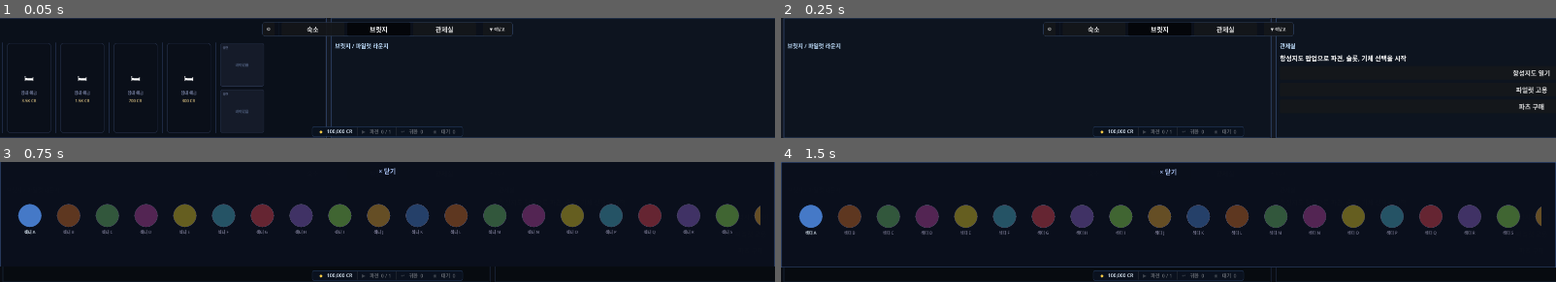
Above: before the commit, frames 1-4 (two rows, left to right).
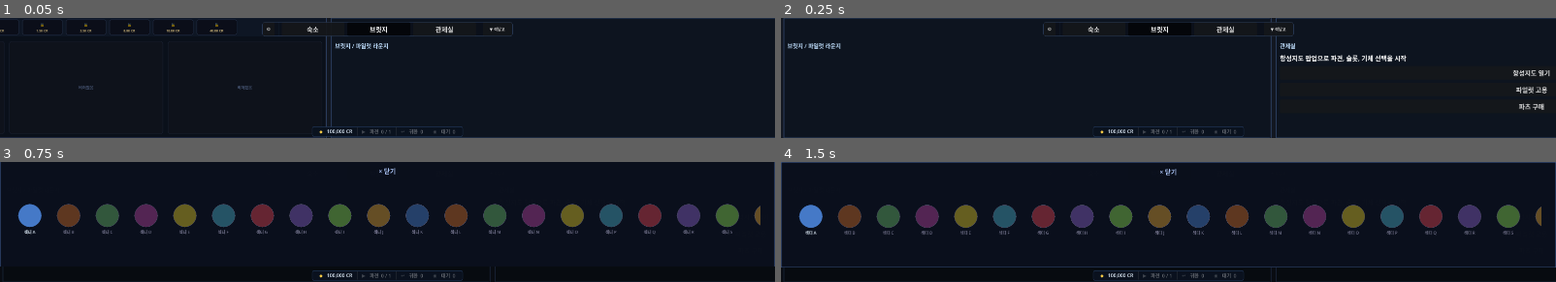
Above: after the commit, the same moments.

Repository: havergooday/dockclicker
Game: Godot game, scene res://scenes/main/main.tscn
Two runs of this game, one before a commit and one after it. Both use one fixed random seed, a clock stepped at 60 frames per second and the inputs below.
Inputs:
- Up to frame 1 (0.05 s): no input
- Up to frame 2 (0.25 s): no input
- Up to frame 3 (0.75 s): click "항성지도 열기" at 0.5 s
- Up to frame 4 (1.5 s): click "파일럿 고용" at 1.25 s

The runs differ from the first frame. In frame 1, 2.1% of the frame differs, in the area x 0-35%, y 1-96%; in frame 2, nothing differs; in frame 3, nothing differs; in frame 4, nothing differs.

Commit message:
feat: 숙소 UI 재설계 — 침대 탭 + 3슬롯 파일럿 카드
- 침대당 슬롯 2 → 3으로 변경 (game_state, save_manager)
- QuartersZone 전면 재작성:
  - 상단 1행: 침대 탭 버튼 (선택/잠금/점유 수 표시)
  - 잠긴 침대 탭 클릭 → 즉시 해금 시도
  - 하단: 선택된 침대의 파일럿 3슬롯 카드 (초상화·이름·상태)
  - 파일럿 카드 클릭 → pilot_detail_requested 시그널

Co-Authored-By: Claude Sonnet 4.6 <noreply@anthropic.com>

Diff:
--- a/scripts/autoload/game_state.gd
+++ b/scripts/autoload/game_state.gd
@@ -85,7 +85,7 @@
 		quarters_beds.append({
 			"locked":       i > 0,
 			"unlock_cost":  BED_COSTS[i] if i < BED_COSTS.size() else 99999,
-			"slots":        ["", ""],
+			"slots":        ["", "", ""],   # 침대당 3 슬롯
 		})
 
 # ── 숙소 함수 ────────────────────────────────────────────────
@@ -93,7 +93,7 @@
 func get_quarters_capacity() -> int:
 	var cap := 0
 	for bed in quarters_beds:
-		if not bed.get("locked", true): cap += 2
+		if not bed.get("locked", true): cap += 3
 	return cap
 
 func can_hire_more_pilots() -> bool:
@@ -112,7 +112,7 @@
 	if bed_idx < 0 or bed_idx >= quarters_beds.size(): return false
 	var bed: Dictionary = quarters_beds[bed_idx]
 	if bed.get("locked", true): return false
-	if slot_idx < 0 or slot_idx > 1: return false
+	if slot_idx < 0 or slot_idx > 2: return false
 	var current_occupant: String = str(bed["slots"][slot_idx])
 	if current_occupant != "" and current_occupant != pilot_id: return false
 	# 기존 위치 비우기
@@ -132,7 +132,7 @@
 	for b in quarters_beds.size():
 		var bed: Dictionary = quarters_beds[b]
 		if bed.get("locked", true): continue
-		for s in 2:
+		for s in 3:
 			if str(bed["slots"][s]) == "":
 				quarters_beds[b]["slots"][s] = pilot_id
 				quarters_changed.emit()
--- a/scripts/autoload/save_manager.gd
+++ b/scripts/autoload/save_manager.gd
@@ -138,8 +138,12 @@
 			GameState.quarters_beds[i]["locked"]      = bool(br.get("locked", i > 0))
 			GameState.quarters_beds[i]["unlock_cost"] = int(br.get("unlock_cost",
 				GameState.quarters_beds[i]["unlock_cost"]))
-			var sl = br.get("slots", ["", ""])
-			GameState.quarters_beds[i]["slots"] = [str((sl as Array)[0]), str((sl as Array)[1])]
+			var sl: Array = (br.get("slots", ["", "", ""]) as Array)
+			GameState.quarters_beds[i]["slots"] = [
+				str(sl[0] if sl.size() > 0 else ""),
+				str(sl[1] if sl.size() > 1 else ""),
+				str(sl[2] if sl.size() > 2 else ""),
+			]
 
 	return true
 
@@ -200,7 +204,7 @@
 		out.append({
 			"locked":      bed.get("locked", true),
 			"unlock_cost": bed.get("unlock_cost", 0),
-			"slots":       (bed.get("slots", ["", ""]) as Array).duplicate(),
+			"slots":       (bed.get("slots", ["", "", ""]) as Array).duplicate(),
 		})
 	return out
 
--- a/scripts/ui/quarters_zone.gd
+++ b/scripts/ui/quarters_zone.gd
@@ -3,25 +3,23 @@
 
 signal pilot_detail_requested(pilot_id: String, bed_idx: int, slot_idx: int)
 
-const CARD_W     := 108
-const CARD_H     := 108
-const CARD_SEP   := 8
-const BED_SEP    := 24   # 침대 간 구분선
-const DRAG_THRESHOLD := 6.0
-
-var _scroll_ref:   ScrollContainer = null
-var _drag_start_x: float           = -1.0
-var _drag_start_h: int             = 0
-var _was_dragging: bool            = false
-var _needs_rebuild: bool           = false
-
-# 확인 상태
-var _confirming_bed: int = -1
+const SLOTS_PER_BED   := 3
+const BED_BTN_H       := 46
+const BED_BTN_W       := 100
+const SLOT_CARD_MAX_W := 280
+const BED_SEP         := 8
+
+var _selected_bed: int = -1   # 현재 선택된 침대 인덱스
+
+var _bed_row:      HBoxContainer = null
+var _slot_area:    Control       = null
+var _needs_rebuild: bool         = false
 
 
 func _ready() -> void:
 	GameState.quarters_changed.connect(func(): _needs_rebuild = true)
 	GameState.pilot_hired.connect(func(_id): _needs_rebuild = true)
+	GameState.pilot_status_changed.connect(func(_id): _needs_rebuild = true)
 	_build()
 
 
@@ -31,30 +29,19 @@
 	_build()
 
 
-func _input(event: InputEvent) -> void:
-	if _scroll_ref == null or not visible: return
-	if event is InputEventMouseButton and event.button_index == MOUSE_BUTTON_LEFT:
-		if event.pressed:
-			var rect := Rect2(_scroll_ref.global_position, _scroll_ref.size)
-			if rect.has_point(event.global_position):
-				_drag_start_x = event.global_position.x
-				_drag_start_h = _scroll_ref.scroll_horizontal
-				_was_dragging = false
-		else:
-			if _was_dragging: get_viewport().set_input_as_handled()
-			_drag_start_x = -1.0; _was_dragging = false
-	elif event is InputEventMouseMotion and _drag_start_x >= 0.0:
-		var delta: float = _drag_start_x - event.global_position.x
-		if abs(delta) > DRAG_THRESHOLD:
-			_was_dragging = true
-			_scroll_ref.scroll_horizontal = _drag_start_h + int(delta)
-
-
-# ── 빌드 ──────────────────────────────────────────────────────
+# ── 전체 빌드 ─────────────────────────────────────────────────
 
 func _build() -> void:
 	for c in get_children(): c.queue_free()
-	_scroll_ref = null
+	_bed_row   = null
+	_slot_area = null
+
+	# 자동 선택: 없으면 첫 번째 해금 침대
+	if _selected_bed < 0 or _is_bed_locked(_selected_bed):
+		for b in GameState.quarters_beds.size():
+			if not GameState.quarters_beds[b].get("locked", true):
+				_selected_bed = b
+				break
 
 	# 배경
 	var bg_sty := StyleBoxFlat.new()
@@ -67,290 +54,281 @@
 	bg.mouse_filter = Control.MOUSE_FILTER_IGNORE
 	add_child(bg)
 
-	# 헤더 영역 (50px)
-	_build_header()
-
-	# 그리드 영역
-	var grid_area := Control.new()
-	grid_area.set_anchors_preset(Control.PRESET_FULL_RECT)
-	grid_area.offset_top = 50.0
-	grid_area.mouse_filter = Control.MOUSE_FILTER_IGNORE
-	add_child(grid_area)
-	_build_grid(grid_area)
-
-
-func _build_header() -> void:
+	# 상단 바 (침대 탭 + 정원 표시)
+	_build_top_bar()
+
+	# 하단 슬롯 뷰
+	_slot_area = Control.new()
+	_slot_area.set_anchors_preset(Control.PRESET_FULL_RECT)
+	_slot_area.offset_top = float(BED_BTN_H + 2)
+	_slot_area.mouse_filter = Control.MOUSE_FILTER_IGNORE
+	add_child(_slot_area)
+	_build_slot_view()
+
+
+func _build_top_bar() -> void:
+	var bar_bg := ColorRect.new()
+	bar_bg.color = Color(0.06, 0.09, 0.15, 0.85)
+	bar_bg.anchor_left = 0.0; bar_bg.anchor_right  = 1.0
+	bar_bg.anchor_top  = 0.0; bar_bg.anchor_bottom = 0.0
+	bar_bg.offset_bottom = float(BED_BTN_H)
+	bar_bg.mouse_filter = Control.MOUSE_FILTER_IGNORE
+	add_child(bar_bg)
+
+	var bar := HBoxContainer.new()
+	bar.anchor_left = 0.0; bar.anchor_right  = 1.0
+	bar.anchor_top  = 0.0; bar.anchor_bottom = 0.0
+	bar.offset_left = 10.0; bar.offset_right = -10.0
+	bar.offset_top  = 4.0;  bar.offset_bottom = float(BED_BTN_H) - 4.0
+	bar.add_theme_constant_override("separation", BED_SEP)
+	bar.mouse_filter = Control.MOUSE_FILTER_IGNORE
+	add_child(bar)
+	_bed_row = bar
+
+	# 정원 레이블
 	var cap := GameState.get_quarters_capacity()
 	var cur := GameState.hired_pilots.size()
-
-	var lbl := Label.new()
-	lbl.text = "파일럿 숙소  %d / %d" % [cur, cap]
-	lbl.add_theme_font_size_override("font_size", 12)
-	lbl.modulate = Color(0.62, 0.76, 0.92)
-	lbl.anchor_left = 0.0; lbl.anchor_top = 0.0
-	lbl.offset_left = 16.0; lbl.offset_top = 14.0
-	lbl.mouse_filter = Control.MOUSE_FILTER_IGNORE
-	add_child(lbl)
-
-
-func _build_grid(area: Control) -> void:
-	var scroll := ScrollContainer.new()
-	scroll.set_anchors_preset(Control.PRESET_FULL_RECT)
-	scroll.horizontal_scroll_mode = ScrollContainer.SCROLL_MODE_SHOW_NEVER
-	scroll.vertical_scroll_mode   = ScrollContainer.SCROLL_MODE_DISABLED
-	scroll.mouse_filter = Control.MOUSE_FILTER_STOP
-	area.add_child(scroll)
-	_scroll_ref = scroll
-
-	var hbox := HBoxContainer.new()
-	hbox.add_theme_constant_override("separation", 0)
-	hbox.size_flags_vertical = Control.SIZE_EXPAND_FILL
-	hbox.mouse_filter = Control.MOUSE_FILTER_IGNORE
-	scroll.add_child(hbox)
-
-	# 숙소는 격납고와 달리 우측→좌측 확장: 침대0이 우측, 잠긴 침대들이 좌측
-	# 해금된 침대들을 오름차순, 잠긴 침대들을 그 앞(좌측)에 배치
+	var cap_lbl := Label.new()
+	cap_lbl.text = "숙소  %d / %d" % [cur, cap]
+	cap_lbl.add_theme_font_size_override("font_size", 11)
+	cap_lbl.modulate = Color(0.55, 0.68, 0.88)
+	cap_lbl.vertical_alignment = VERTICAL_ALIGNMENT_CENTER
+	cap_lbl.custom_minimum_size = Vector2(90, 0)
+	cap_lbl.mouse_filter = Control.MOUSE_FILTER_IGNORE
+	bar.add_child(cap_lbl)
+
+	# 구분선
+	var sep := ColorRect.new()
+	sep.color = Color(0.25, 0.35, 0.55, 0.45)
+	sep.custom_minimum_size = Vector2(1, 0)
+	sep.size_flags_vertical = Control.SIZE_EXPAND_FILL
+	sep.mouse_filter = Control.MOUSE_FILTER_IGNORE
+	bar.add_child(sep)
+
+	# 침대 탭 버튼들
 	var beds: Array = GameState.quarters_beds
-	var unlocked_beds: Array = []
-	var locked_beds:   Array = []
-	for i in beds.size():
-		if not beds[i].get("locked", true): unlocked_beds.append(i)
-		else:                               locked_beds.append(i)
-
-	# 좌측 패딩 (침대0이 우측 끝에서 시작하도록)
-	var lpad := Control.new()
-	lpad.custom_minimum_size = Vector2(8, 0)
-	lpad.mouse_filter = Control.MOUSE_FILTER_IGNORE
-	hbox.add_child(lpad)
-
-	# 잠긴 침대 (좌측에 배치, 가장 높은 인덱스부터)
-	var first := true
-	for i in range(locked_beds.size() - 1, -1, -1):
-		var b_idx: int = locked_beds[i]
-		if not first: hbox.add_child(_make_sep())
-		first = false
-		hbox.add_child(_make_locked_bed(b_idx))
-
-	# 해금된 침대 (낮은 인덱스 = 우측)
-	for b_idx: int in unlocked_beds:
-		if not first: hbox.add_child(_make_sep())
-		first = false
-		hbox.add_child(_make_bed_card(b_idx))
-
-	var rpad := Control.new()
-	rpad.custom_minimum_size = Vector2(8, 0)
-	rpad.mouse_filter = Control.MOUSE_FILTER_IGNORE
-	hbox.add_child(rpad)
-
-
-# ── 침대 카드 ─────────────────────────────────────────────────
-
-func _make_bed_card(bed_idx: int) -> Control:
-	var bed: Dictionary = GameState.quarters_beds[bed_idx]
-	var slots: Array    = bed.get("slots", ["", ""])
-
-	var con := Control.new()
-	con.custom_minimum_size = Vector2(CARD_W, 0)
-	con.size_flags_vertical = Control.SIZE_EXPAND_FILL
-	con.mouse_filter = Control.MOUSE_FILTER_IGNORE
+	for b in beds.size():
+		var bed: Dictionary = beds[b]
+		var locked: bool = bed.get("locked", true)
+		var is_sel: bool = (b == _selected_bed)
+		bar.add_child(_make_bed_tab(b, bed, locked, is_sel))
+
+
+func _make_bed_tab(b_idx: int, bed: Dictionary, locked: bool, is_sel: bool) -> Button:
+	var cost: int = int(bed.get("unlock_cost", 0))
+	var can_afford: bool = GameState.total_credits >= cost
+
+	var btn := Button.new()
+	btn.text = ""
+	btn.custom_minimum_size = Vector2(BED_BTN_W, 0)
+	btn.size_flags_vertical = Control.SIZE_EXPAND_FILL
+	btn.mouse_default_cursor_shape = Control.CURSOR_POINTING_HAND
+
+	var norm := _tab_sty(is_sel, locked)
+	var hov  := _tab_sty(true, locked)
+	btn.add_theme_stylebox_override("normal",  norm)
+	btn.add_theme_stylebox_override("hover",   hov)
+	btn.add_theme_stylebox_override("pressed", norm)
+	btn.add_theme_stylebox_override("focus",   norm)
 
 	var vb := VBoxContainer.new()
 	vb.set_anchors_and_offsets_preset(Control.PRESET_FULL_RECT)
 	vb.alignment = BoxContainer.ALIGNMENT_CENTER
-	vb.add_theme_constant_override("separation", CARD_SEP)
+	vb.add_theme_constant_override("separation", 2)
 	vb.mouse_filter = Control.MOUSE_FILTER_IGNORE
-	con.add_child(vb)
-
-	for s in 2:
-		var pid: String = str(slots[s])
-		vb.add_child(_make_slot_card(bed_idx, s, pid))
-
-	return con
-
-
-func _make_slot_card(bed_idx: int, slot_idx: int, pilot_id: String) -> Button:
-	var is_top   := slot_idx == 0
+	btn.add_child(vb)
+
+	if locked:
+		_add_lbl(vb, "🔒", 11, Color(0.50, 0.54, 0.62))
+		_add_lbl(vb, _fmt(cost) + " CR", 8,
+			Color(0.85, 0.75, 0.50) if can_afford else Color(0.80, 0.35, 0.35))
+		btn.pressed.connect(func(): _try_unlock_bed(b_idx))
+	else:
+		# 점유 수 표시
+		var slots: Array = bed.get("slots", [])
+		var occupied := 0
+		for s in slots:
+			if str(s) != "": occupied += 1
+		_add_lbl(vb, "침대 %d" % (b_idx + 1), 10,
+			Color(0.85, 0.92, 1.0) if is_sel else Color(0.55, 0.62, 0.78))
+		_add_lbl(vb, "%d / %d" % [occupied, SLOTS_PER_BED], 9,
+			Color(0.42, 0.85, 0.55) if occupied > 0 else Color(0.38, 0.44, 0.56))
+		btn.pressed.connect(func():
+			_selected_bed = b_idx
+			_build()
+		)
+
+	return btn
+
+
+# ── 슬롯 뷰 ──────────────────────────────────────────────────
+
+func _build_slot_view() -> void:
+	if _slot_area == null: return
+
+	if _selected_bed < 0:
+		var hint := Label.new()
+		hint.text = "침대를 선택하세요"
+		hint.set_anchors_and_offsets_preset(Control.PRESET_FULL_RECT)
+		hint.horizontal_alignment = HORIZONTAL_ALIGNMENT_CENTER
+		hint.vertical_alignment   = VERTICAL_ALIGNMENT_CENTER
+		hint.add_theme_font_size_override("font_size", 12)
+		hint.modulate = Color(0.30, 0.36, 0.50)
+		hint.mouse_filter = Control.MOUSE_FILTER_IGNORE
+		_slot_area.add_child(hint)
+		return
+
+	var bed: Dictionary = GameState.quarters_beds[_selected_bed]
+	var slots: Array    = bed.get("slots", ["", "", ""])
+
+	# 3슬롯 가로 배치
+	var hbox := HBoxContainer.new()
+	hbox.set_anchors_and_offsets_preset(Control.PRESET_FULL_RECT)
+	hbox.offset_left  = 16.0; hbox.offset_right  = -16.0
+	hbox.offset_top   = 10.0; hbox.offset_bottom = -10.0
+	hbox.add_theme_constant_override("separation", 12)
+	hbox.alignment = BoxContainer.ALIGNMENT_CENTER
+	hbox.mouse_filter = Control.MOUSE_FILTER_IGNORE
+	_slot_area.add_child(hbox)
+
+	for s in SLOTS_PER_BED:
+		var pid: String = str(slots[s]) if s < slots.size() else ""
+		hbox.add_child(_make_pilot_card(_selected_bed, s, pid))
+
+
+func _make_pilot_card(bed_idx: int, slot_idx: int, pilot_id: String) -> Control:
 	var occupied := pilot_id != ""
 	var pilot: Dictionary = GameState.get_hired_pilot(pilot_id) if occupied else {}
 	var is_mission := occupied and str(pilot.get("status", "")) == "on_mission"
 
-	var col: Color = Color(0.38, 0.72, 0.48) if (occupied and not is_mission) \
-		else Color(0.55, 0.65, 0.85) if is_mission \
-		else Color(0.28, 0.36, 0.54)
-
-	var btn := Button.new()
-	btn.text = ""
-	btn.custom_minimum_size = Vector2(CARD_W, CARD_H)
-	btn.mouse_default_cursor_shape = Control.CURSOR_POINTING_HAND
-
-	var sty := _slot_sty(col, false)
-	var hov := _slot_sty(col, true)
-	btn.add_theme_stylebox_override("normal",  sty)
-	btn.add_theme_stylebox_override("hover",   hov)
-	btn.add_theme_stylebox_override("pressed", sty)
-	btn.add_theme_stylebox_override("focus",   sty)
+	var card := Button.new()
+	card.text = ""
+	card.custom_minimum_size = Vector2(0, 0)
+	card.size_flags_horizontal = Control.SIZE_EXPAND_FILL
+	card.size_flags_vertical   = Control.SIZE_EXPAND_FILL
+
+	var border_col: Color
+	if occupied and is_mission:
+		border_col = Color(0.40, 0.60, 1.00)
+	elif occupied:
+		border_col = Color(0.30, 0.75, 0.48)
+	else:
+		border_col = Color(0.22, 0.28, 0.42)
+
+	var sty := _card_sty(border_col, false)
+	var hov := _card_sty(border_col, true)
+	card.add_theme_stylebox_override("normal",  sty)
+	card.add_theme_stylebox_override("hover",   hov)
+	card.add_theme_stylebox_override("pressed", sty)
+	card.add_theme_stylebox_override("focus",   sty)
+	card.mouse_default_cursor_shape = Control.CURSOR_POINTING_HAND if occupied \
+		else Control.CURSOR_ARROW
 
 	var inner := VBoxContainer.new()
 	inner.set_anchors_and_offsets_preset(Control.PRESET_FULL_RECT)
-	inner.offset_left = 6.0; inner.offset_right = -6.0
-	inner.offset_top  = 5.0; inner.offset_bottom = -5.0
-	inner.add_theme_constant_override("separation", 3)
+	inner.offset_left = 10.0; inner.offset_right  = -10.0
+	inner.offset_top  =  8.0; inner.offset_bottom =  -8.0
+	inner.add_theme_constant_override("separation", 6)
+	inner.alignment = BoxContainer.ALIGNMENT_CENTER
 	inner.mouse_filter = Control.MOUSE_FILTER_IGNORE
-	btn.add_child(inner)
-
-	# 상단/하단 구분 태그
-	var tier_lbl := Label.new()
-	tier_lbl.text = "상단" if is_top else "하단"
-	tier_lbl.add_theme_font_size_override("font_size", 7)
-	tier_lbl.modulate = Color(0.40, 0.45, 0.58)
-	tier_lbl.horizontal_alignment = HORIZONTAL_ALIGNMENT_LEFT
-	tier_lbl.mouse_filter = Control.MOUSE_FILTER_IGNORE
-	inner.add_child(tier_lbl)
+	card.add_child(inner)
 
 	if occupied:
-		# 파일럿 초상화 영역
+		var pcol := Color.html(str(pilot.get("portrait_color", "#4499DD")))
+
+		# 초상화
 		var portrait := Panel.new()
-		portrait.custom_minimum_size = Vector2(52, 52)
-		portrait.size_flags_horizontal = Control.SIZE_EXPAND_FILL
-		portrait.size_flags_vertical   = Control.SIZE_EXPAND_FILL
+		portrait.custom_minimum_size = Vector2(64, 64)
+		portrait.size_flags_horizontal = Control.SIZE_SHRINK_CENTER
 		portrait.mouse_filter = Control.MOUSE_FILTER_IGNORE
-		var p_sty := StyleBoxFlat.new()
-		var pcol := Color.html(str(pilot.get("portrait_color", "#4499DD")))
-		p_sty.bg_color     = pcol.darkened(0.60)
-		p_sty.border_color = pcol.darkened(0.20)
-		p_sty.set_border_width_all(1); p_sty.set_corner_radius_all(3)
-		portrait.add_theme_stylebox_override("panel", p_sty)
-
-		var initial := Label.new()
-		initial.text = str(pilot.get("name", "?")).substr(0, 1)
-		initial.add_theme_font_size_override("font_size", 20)
-		initial.modulate = pcol.lightened(0.30)
-		initial.set_anchors_and_offsets_preset(Control.PRESET_FULL_RECT)
-		initial.horizontal_alignment = HORIZONTAL_ALIGNMENT_CENTER
-		initial.vertical_alignment   = VERTICAL_ALIGNMENT_CENTER
-		initial.mouse_filter = Control.MOUSE_FILTER_IGNORE
-		portrait.add_child(initial)
+		var ps := StyleBoxFlat.new()
+		ps.bg_color = pcol.darkened(0.55); ps.border_color = pcol.darkened(0.20)
+		ps.set_border_width_all(2); ps.set_corner_radius_all(8)
+		portrait.add_theme_stylebox_override("panel", ps)
+		var init_lbl := Label.new()
+		init_lbl.text = str(pilot.get("name", "?")).substr(0, 1)
+		init_lbl.add_theme_font_size_override("font_size", 26)
+		init_lbl.modulate = pcol.lightened(0.25)
+		init_lbl.set_anchors_and_offsets_preset(Control.PRESET_FULL_RECT)
+		init_lbl.horizontal_alignment = HORIZONTAL_ALIGNMENT_CENTER
+		init_lbl.vertical_alignment   = VERTICAL_ALIGNMENT_CENTER
+		init_lbl.mouse_filter = Control.MOUSE_FILTER_IGNORE
+		portrait.add_child(init_lbl)
 		inner.add_child(portrait)
 
+		# 이름
 		var name_lbl := Label.new()
 		name_lbl.text = str(pilot.get("name", ""))
-		name_lbl.add_theme_font_size_override("font_size", 8)
+		name_lbl.add_theme_font_size_override("font_size", 11)
 		name_lbl.horizontal_alignment = HORIZONTAL_ALIGNMENT_CENTER
 		name_lbl.clip_contents = true
+		name_lbl.modulate = Color(0.88, 0.93, 1.0)
 		name_lbl.mouse_filter = Control.MOUSE_FILTER_IGNORE
 		inner.add_child(name_lbl)
 
+		# 상태
 		var status_lbl := Label.new()
-		status_lbl.text = "파견중" if is_mission else "대기"
-		status_lbl.add_theme_font_size_override("font_size", 8)
-		status_lbl.modulate = Color(0.55, 0.78, 1.0) if is_mission else Color(0.38, 1.00, 0.55)
-		status_lbl.horizontal_alignment = HORIZONTAL_ALIGNMENT_RIGHT
+		status_lbl.text = "파견 중" if is_mission else "대기"
+		status_lbl.add_theme_font_size_override("font_size", 9)
+		status_lbl.horizontal_alignment = HORIZONTAL_ALIGNMENT_CENTER
+		status_lbl.modulate = Color(0.55, 0.78, 1.0) if is_mission else Color(0.38, 1.0, 0.55)
 		status_lbl.mouse_filter = Control.MOUSE_FILTER_IGNORE
 		inner.add_child(status_lbl)
 
 		var cap_pid := pilot_id; var cap_b := bed_idx; var cap_s := slot_idx
-		btn.pressed.connect(func():
-			if not _was_dragging:
-				pilot_detail_requested.emit(cap_pid, cap_b, cap_s)
+		card.pressed.connect(func():
+			pilot_detail_requested.emit(cap_pid, cap_b, cap_s)
 		)
 	else:
 		# 빈 슬롯
-		var empty_lbl := Label.new()
-		empty_lbl.text = "비어있음"
-		empty_lbl.add_theme_font_size_override("font_size", 9)
-		empty_lbl.modulate = Color(0.30, 0.36, 0.48)
-		empty_lbl.set_anchors_and_offsets_preset(Control.PRESET_FULL_RECT)
-		empty_lbl.horizontal_alignment = HORIZONTAL_ALIGNMENT_CENTER
-		empty_lbl.vertical_alignment   = VERTICAL_ALIGNMENT_CENTER
-		empty_lbl.mouse_filter = Control.MOUSE_FILTER_IGNORE
-		btn.add_child(empty_lbl)
-		btn.mouse_default_cursor_shape = Control.CURSOR_ARROW
-
-	return btn
-
-
-func _make_locked_bed(bed_idx: int) -> Button:
-	var bed: Dictionary  = GameState.quarters_beds[bed_idx]
-	var cost: int        = int(bed.get("unlock_cost", 0))
-	var can_afford: bool = GameState.total_credits >= cost
-	var is_conf: bool    = _confirming_bed == bed_idx
-
-	var btn := Button.new()
-	btn.text = ""
-	btn.custom_minimum_size = Vector2(CARD_W, CARD_H * 2 + CARD_SEP)
-	btn.size_flags_vertical = Control.SIZE_SHRINK_CENTER
-	btn.mouse_default_cursor_shape = Control.CURSOR_POINTING_HAND
-
-	var sty := StyleBoxFlat.new()
-	sty.bg_color     = Color(0.04, 0.06, 0.10, 0.96)
-	sty.border_color = Color(0.40, 0.52, 0.70, 0.90) if is_conf else Color(0.22, 0.28, 0.42, 0.70)
-	sty.set_border_width_all(2 if is_conf else 1); sty.set_corner_radius_all(6)
-	for key in ["normal", "hover", "pressed", "focus"]:
-		btn.add_theme_stylebox_override(key, sty)
-
-	var vb := VBoxContainer.new()
-	vb.set_anchors_and_offsets_preset(Control.PRESET_FULL_RECT)
-	vb.offset_left = 8.0; vb.offset_right = -8.0
-	vb.offset_top = 10.0; vb.offset_bottom = -10.0
-	vb.add_theme_constant_override("separation", 6)
-	vb.alignment = BoxContainer.ALIGNMENT_CENTER
-	vb.mouse_filter = Control.MOUSE_FILTER_IGNORE
-	btn.add_child(vb)
-
-	if not is_conf:
-		_add_lbl(vb, "🛏", 22, Color.WHITE)
-		_add_lbl(vb, "침대 해금", 10, Color(0.50, 0.54, 0.68))
-		_add_lbl(vb, "%s CR" % _fmt(cost), 10,
-			Color(0.85, 0.75, 0.50) if can_afford else Color(0.90, 0.35, 0.35))
-		btn.pressed.connect(func(): _confirming_bed = bed_idx; _build())
+		var slot_lbl := Label.new()
+		slot_lbl.text = "비어있음"
+		slot_lbl.add_theme_font_size_override("font_size", 10)
+		slot_lbl.modulate = Color(0.28, 0.34, 0.46)
+		slot_lbl.set_anchors_and_offsets_preset(Control.PRESET_FULL_RECT)
+		slot_lbl.horizontal_alignment = HORIZONTAL_ALIGNMENT_CENTER
+		slot_lbl.vertical_alignment   = VERTICAL_ALIGNMENT_CENTER
+		slot_lbl.mouse_filter = Control.MOUSE_FILTER_IGNORE
+		card.add_child(slot_lbl)
+
+	return card
+
+
+# ── 침대 해금 ─────────────────────────────────────────────────
+
+func _try_unlock_bed(bed_idx: int) -> void:
+	if GameState.unlock_bed(bed_idx):
+		_selected_bed = bed_idx
+		# _build는 quarters_changed 시그널로 자동 트리거
+
+
+func _is_bed_locked(b: int) -> bool:
+	if b < 0 or b >= GameState.quarters_beds.size(): return true
+	return GameState.quarters_beds[b].get("locked", true)
+
+
+# ── 스타일 헬퍼 ───────────────────────────────────────────────
+
+func _tab_sty(active: bool, locked: bool) -> StyleBoxFlat:
+	var s := StyleBoxFlat.new()
+	if locked:
+		s.bg_color     = Color(0.04, 0.05, 0.09, 0.80)
+		s.border_color = Color(0.22, 0.28, 0.40, 0.60)
+	elif active:
+		s.bg_color     = Color(0.10, 0.18, 0.34, 0.95)
+		s.border_color = Color(0.38, 0.58, 1.00, 0.90)
 	else:
-		_add_lbl(vb, "침대 해금?", 11, Color(0.75, 0.80, 0.95))
-		_add_lbl(vb, "%s CR" % _fmt(cost), 13,
-			Color(0.85, 0.75, 0.50) if can_afford else Color(0.90, 0.35, 0.35))
-		var row := HBoxContainer.new()
-		row.add_theme_constant_override("separation", 6)
-		row.alignment = BoxContainer.ALIGNMENT_CENTER
-		row.mouse_filter = Control.MOUSE_FILTER_IGNORE
-		vb.add_child(row)
-		var cancel := Button.new(); cancel.text = "✗"
-		cancel.add_theme_font_size_override("font_size", 10)
-		cancel.pressed.connect(func(): _confirming_bed = -1; _build())
-		row.add_child(cancel)
-		var confirm := Button.new(); confirm.text = "✓ 해금"
-		confirm.add_theme_font_size_override("font_size", 10)
-		confirm.disabled = not can_afford
-		confirm.pressed.connect(func():
-			GameState.unlock_bed(bed_idx)
-			_confirming_bed = -1
-		)
-		row.add_child(confirm)
-		btn.pressed.connect(func(): pass)
-
-	return btn
-
-
-func _make_sep() -> Control:
-	var c := Control.new()
-	c.custom_minimum_size = Vector2(BED_SEP, 0)
-	c.mouse_filter = Control.MOUSE_FILTER_IGNORE
-	var line := ColorRect.new()
-	line.color = Color(0.25, 0.35, 0.55, 0.35)
-	line.anchor_left  = 0.5; line.anchor_right  = 0.5
-	line.anchor_top   = 0.0; line.anchor_bottom = 1.0
-	line.offset_left  = -1;  line.offset_right  = 1
-	line.offset_top   = 12;  line.offset_bottom = -12
-	line.mouse_filter = Control.MOUSE_FILTER_IGNORE
-	c.add_child(line)
-	return c
-
-
-# ── 스타일 헬퍼 ───────────────────────────────────────────────
-
-func _slot_sty(col: Color, hover: bool) -> StyleBoxFlat:
+		s.bg_color     = Color(0.06, 0.09, 0.16, 0.80)
+		s.border_color = Color(0.25, 0.34, 0.52, 0.60)
+	s.set_border_width_all(1); s.set_corner_radius_all(4)
+	s.content_margin_left = 4; s.content_margin_right = 4
+	return s
+
+func _card_sty(col: Color, hover: bool) -> StyleBoxFlat:
 	var s := StyleBoxFlat.new()
-	s.bg_color     = col.darkened(0.70).lightened(0.05 if hover else 0.0)
-	s.border_color = col.darkened(0.25 if hover else 0.45)
-	s.set_border_width_all(1); s.set_corner_radius_all(4)
+	s.bg_color     = col.darkened(0.75).lightened(0.06 if hover else 0.0)
+	s.border_color = col.darkened(0.30 if hover else 0.50)
+	s.set_border_width_all(1); s.set_corner_radius_all(6)
 	return s
 
 func _add_lbl(parent: Control, text: String, size: int, col: Color) -> void:
